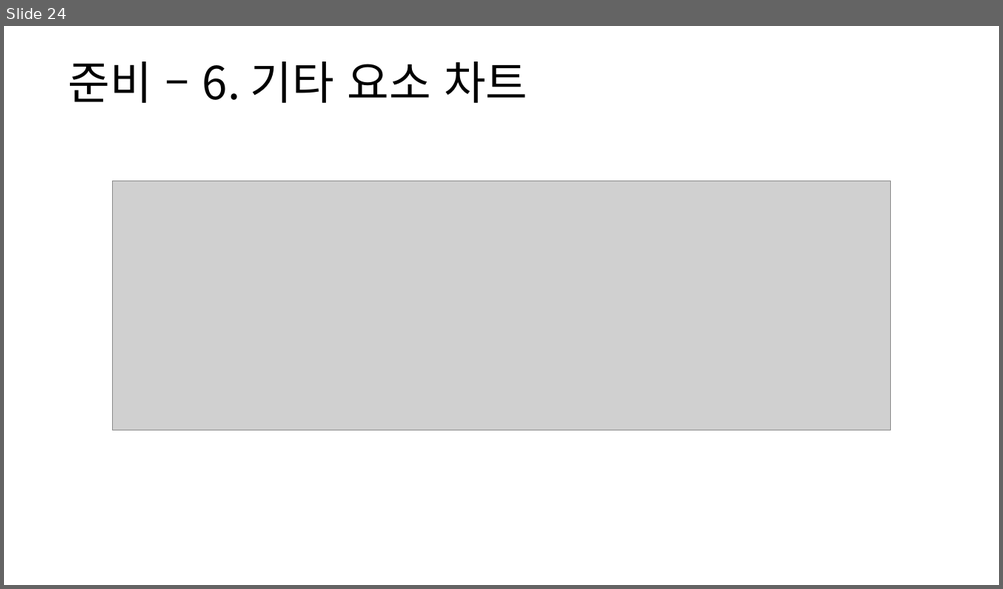
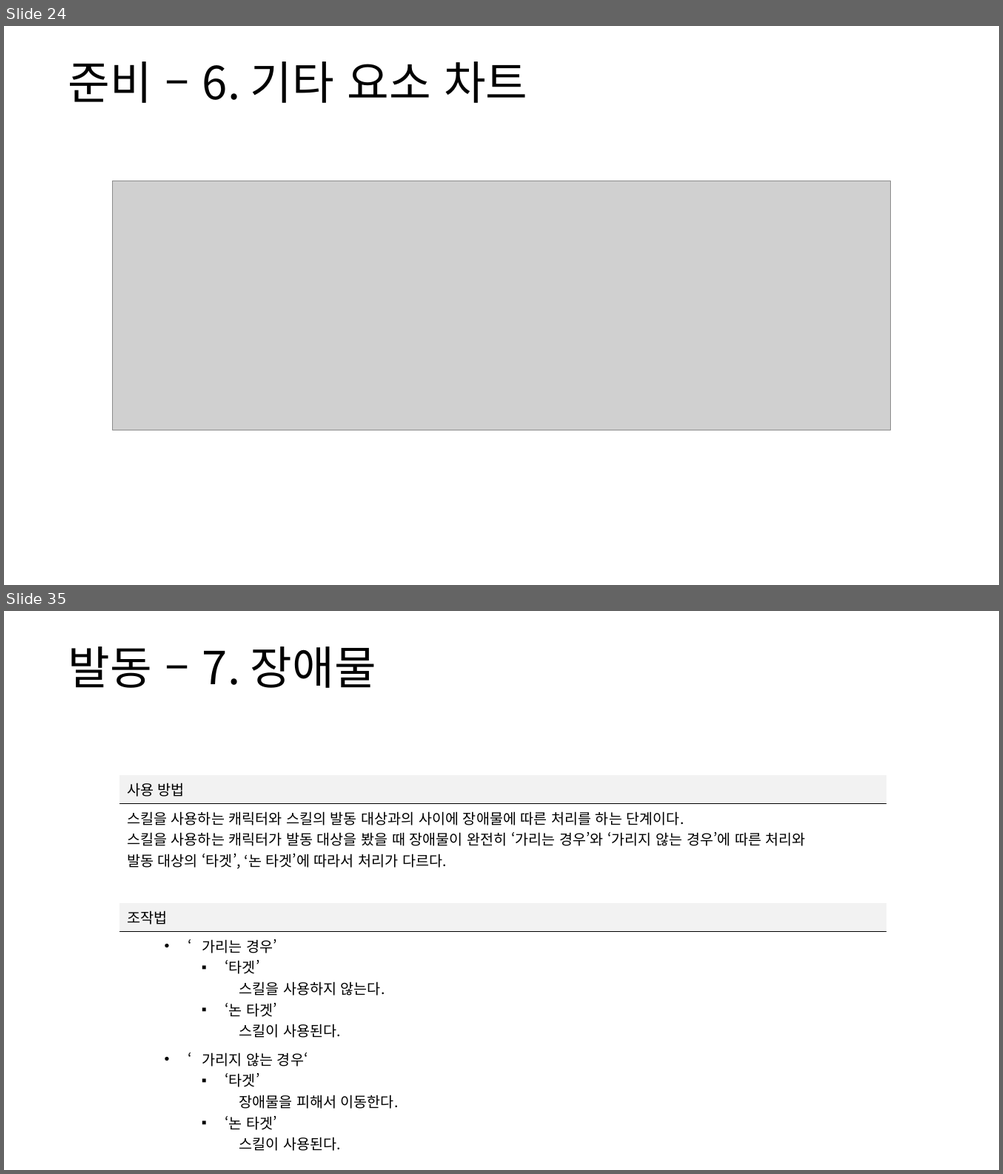
Before and after one commit to yjk0401/unityenginebasic_9th, a slide deck: 기획/방랑엽사전/스킬 시스템 기획서.pptx. Shown one above the other, each under a label of ours: slide 24 before the commit, slides 24 and 35 after it; the slides between them are not shown. The pictures are 1003x589 and 1003x1174 pixels, drawn with LibreOffice and Linux fonts; fonts in the diff are those of the drawing; grey boxes stand for pictures. Boxes give left, top, right and bottom in pixels: in the first picture for what was removed or moved away, otherwise in the second. Text is boxed around its words. In the diff, an @@ line names an element or a change of style, - is before the commit and + after.

```diff
--- a/기획/방랑엽사전/스킬 시스템 기획서.pptx
+++ b/기획/방랑엽사전/스킬 시스템 기획서.pptx
@@ slide 35 added at [4,611,999,1170], background #FFFFFF @@
@@ text added at [68,647,376,688], 44 pt, text #000000 @@
+발동 – 7. 장애물
@@ table added at [119,775,887,1154], 6 rows, 1 columns @@
+사용 방법
+스킬을 사용하는 캐릭터와 스킬의 발동 대상과의 사이에 장애물에 따른 처리를 하는 단계이다. / 스킬을 사용하는 캐릭터가 발동 대상을 봤을 때 장애물이 완전히 ‘가리는 경우’와 ‘가리지 않는 경우’에 따른 처리와 / 발동 대상의 ‘타겟’, ‘논 타겟’에 따라서 처리가 다르다.
+
+조작법
+‘가리는 경우’ / ‘타겟’ / 스킬을 사용하지 않는다. / ‘논 타겟’ / 스킬이 사용된다.
+‘가리지 않는 경우‘ / ‘타겟’ / 장애물을 피해서 이동한다. / ‘논 타겟’ / 스킬이 사용된다.
```
Also in this commit, not shown: 1 slide changed, 13 other slides added, 10 other files.
